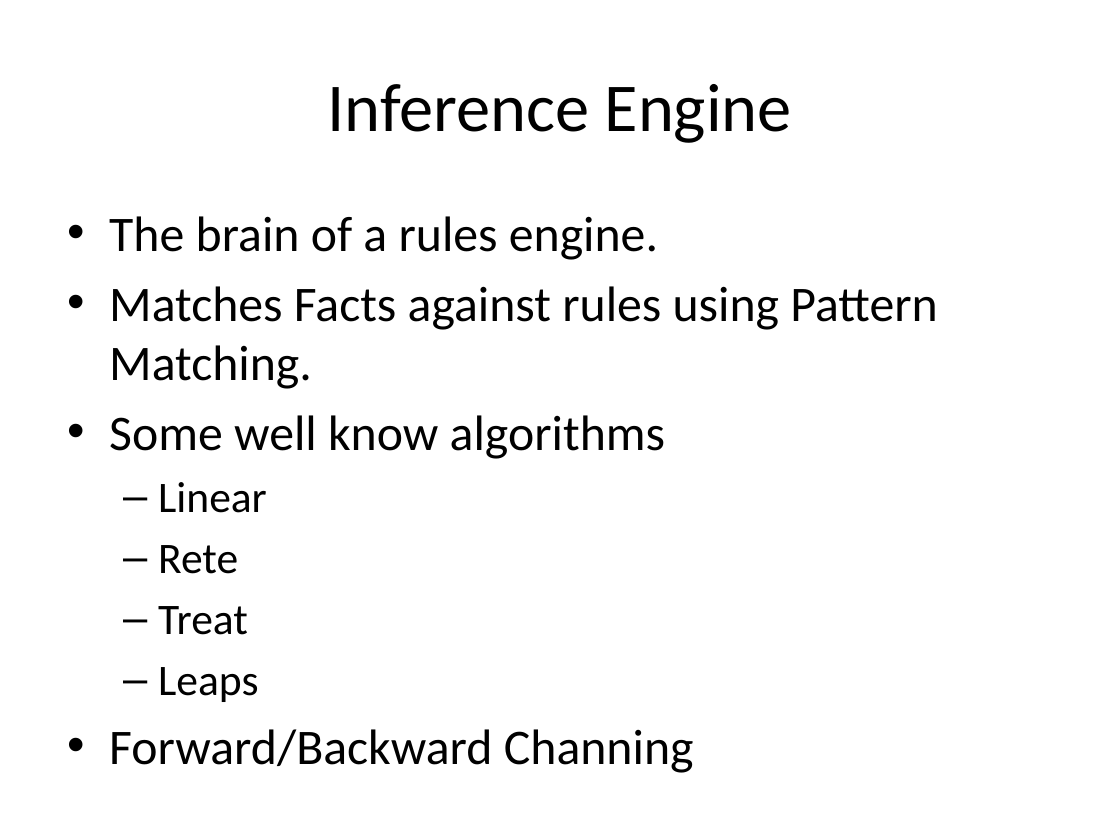
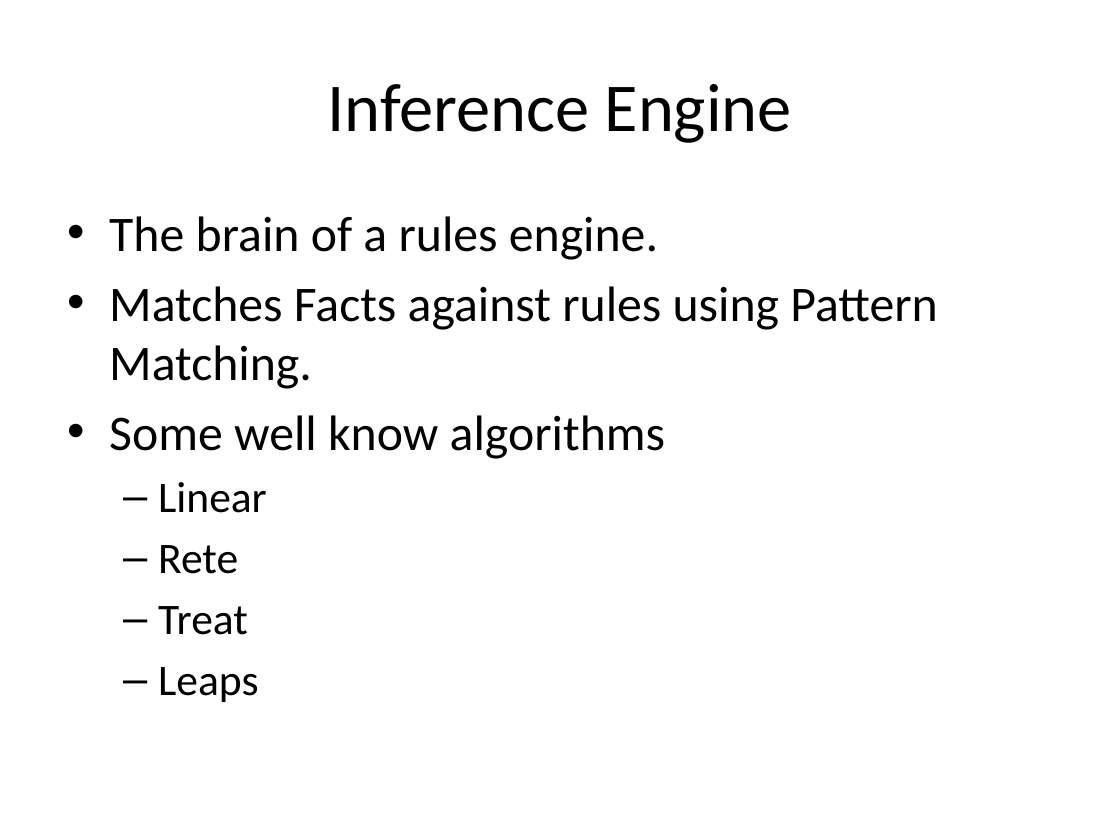
Before and after one commit to devender/drools-ppt, a slide deck: slide 7 of rules.pptx. Drawn at 1120x840 pixels with LibreOffice and Linux fonts; fonts in the diff are those of the drawing. Boxes give left, top, right and bottom in pixels: in the first picture for what was removed or moved away, otherwise in the second. Text is boxed around its words. In the diff, an @@ line names an element or a change of style, - is before the commit and + after.

Commit message:
mm

```diff
--- a/rules.pptx
+++ b/rules.pptx
@@ text at <box>109,729,694,773</box>: paragraph removed @@
-• Forward/Backward Channing
```
Also in this commit, not shown: 1 slide added.
